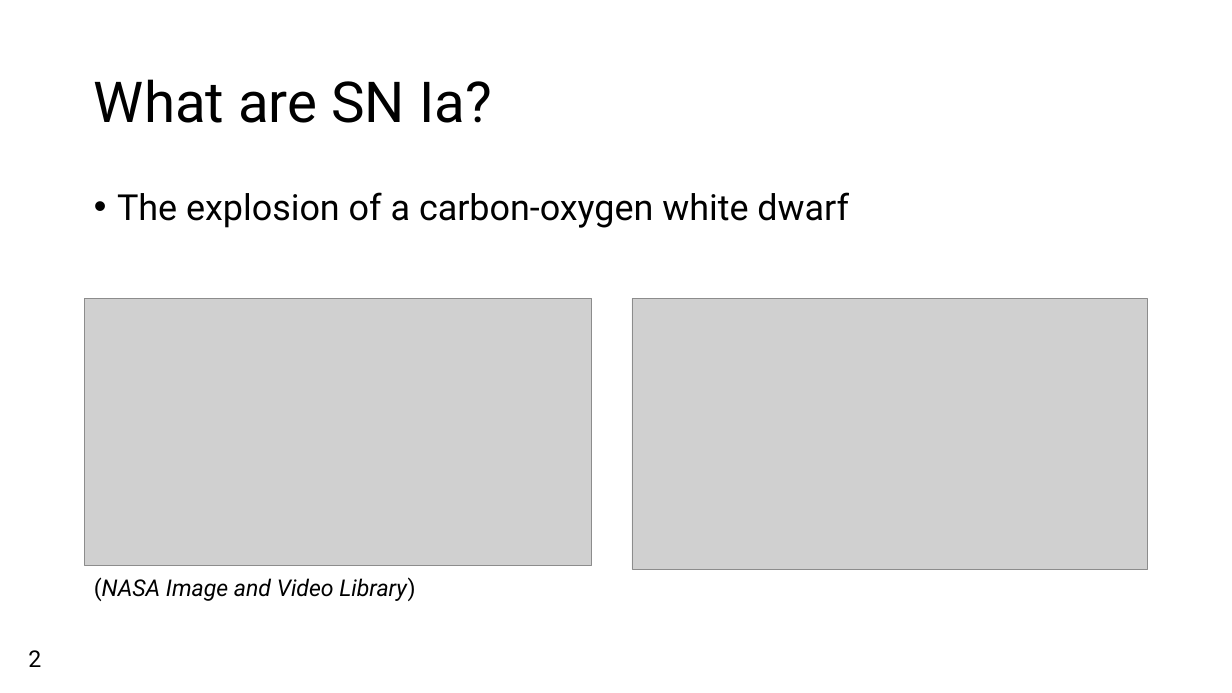
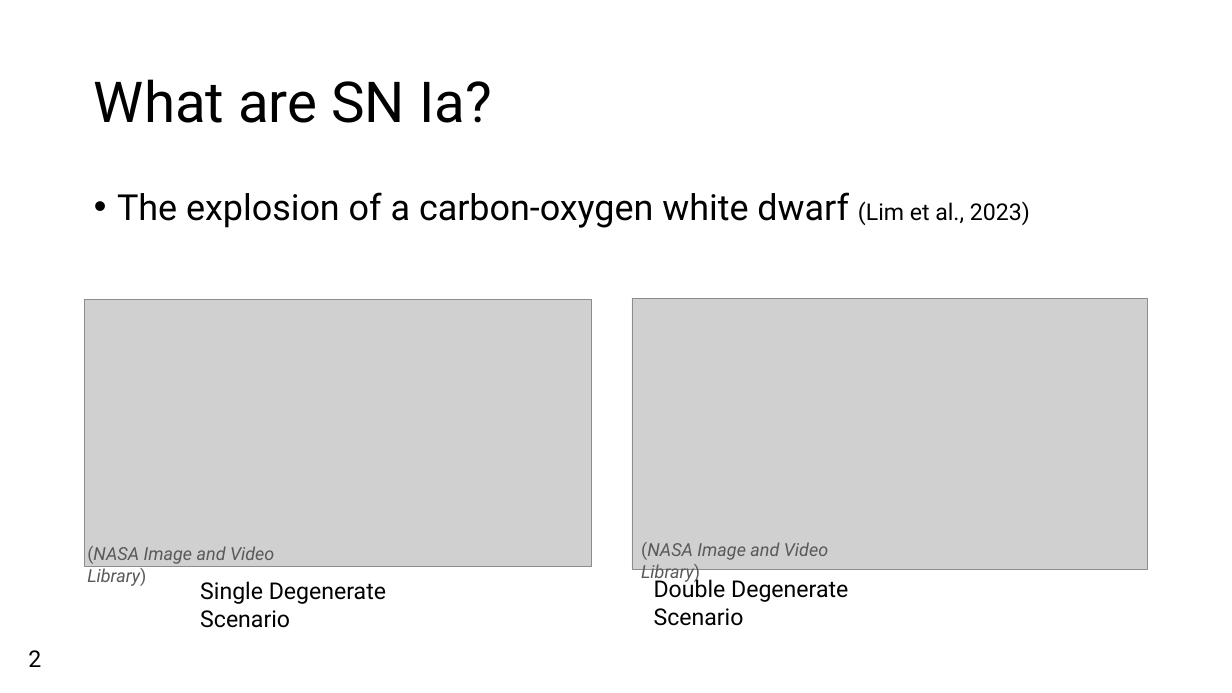
Before and after one commit to Webd0g/Honours_Project, a slide deck: slide 3 of Oral_presentation/Oral_Presentation.pptx. Drawn at 1232x693 pixels with LibreOffice and Linux fonts; fonts in the diff are those of the drawing; grey boxes stand for pictures; background and template pictures are left out. Boxes give left, top, right and bottom in pixels: in the first picture for what was removed or moved away, otherwise in the second. Text is boxed around its words. In the diff, an @@ line names an element or a change of style, - is before the commit and + after.

```diff
--- a/Oral_presentation/Oral_Presentation.pptx
+++ b/Oral_presentation/Oral_Presentation.pptx
@@ text at [117,192,1030,228]: text changed @@
-• The explosion of a carbon-oxygen white dwarf
+• The explosion of a carbon-oxygen white dwarf (Lim et al., 2023)
@@ text "(NASA Image and Video Library)": place and size @@
-text "(NASA Image and Video Library)" at [94,577,415,601]
+text "(NASA Image and Video Library)" at [87,546,274,586]
@@ text "(NASA Image and Video Library)" at [87,546,274,586]: size 18 to 14 pt, text colour #000000 to #595959 @@
@@ text added at [641,542,828,584], 14 pt, text #595959, italic @@
+(NASA Image and Video Library)
@@ text added at [200,581,386,628], 18 pt, text #000000 @@
+Single Degenerate Scenario
@@ text added at [654,577,848,626], 18 pt, text #000000 @@
+Double Degenerate Scenario
```
Also in this commit, not shown: 6 other slides changed, 2 slides added, 20 other files.
